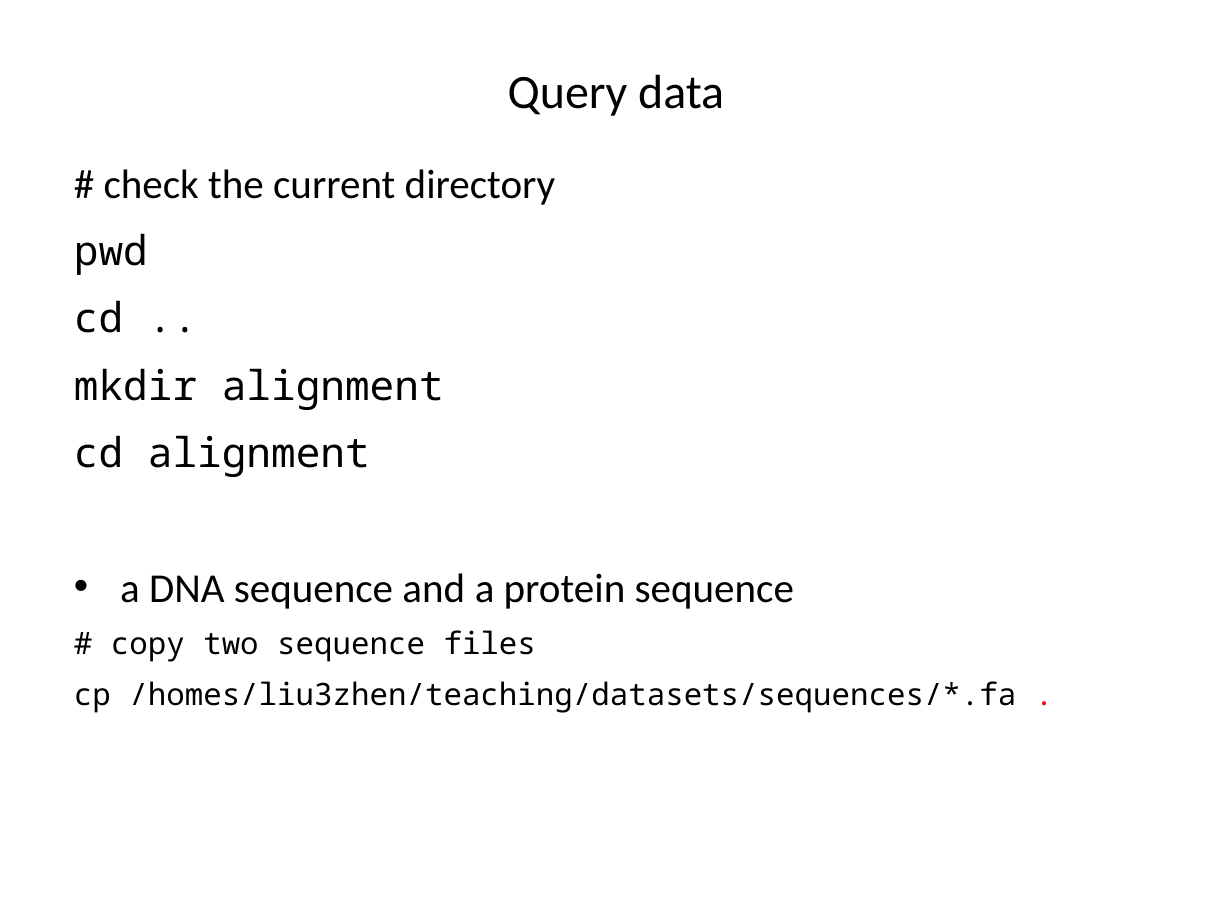
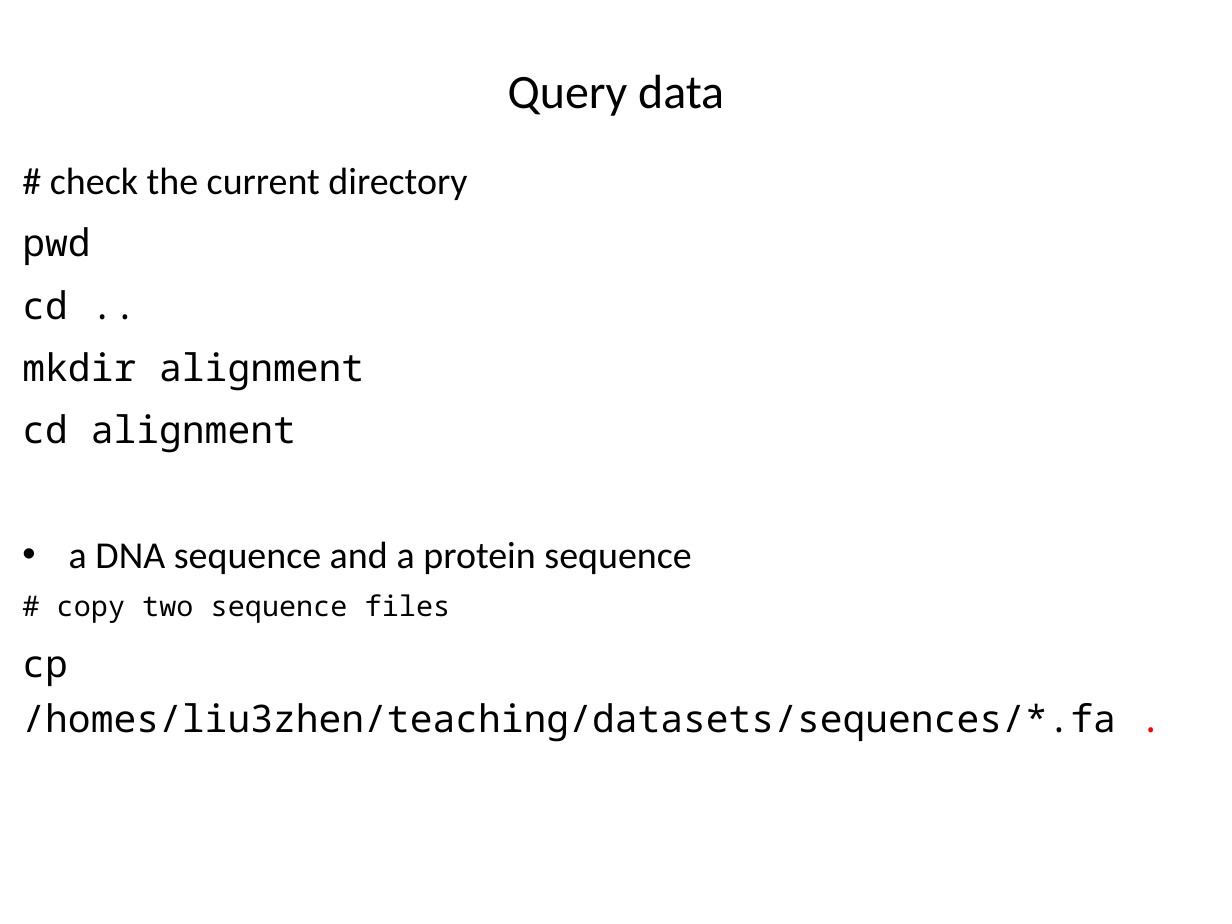
Before and after one commit to liu3zhenlab/teaching, a slide deck: slide 11 of PLPTH813Bioinformatis/2021/labs/lab05_alignment.pptx (slide 10 before the commit). Drawn at 1232x924 pixels with LibreOffice and Linux fonts; fonts in the diff are those of the drawing. Boxes give left, top, right and bottom in pixels: in the first picture for what was removed or moved away, otherwise in the second. Text is boxed around its words. In the diff, an @@ line names an element or a change of style, - is before the commit and + after.

```diff
--- a/PLPTH813Bioinformatis/2021/labs/lab05_alignment.pptx
+++ b/PLPTH813Bioinformatis/2021/labs/lab05_alignment.pptx
@@ text "# check the current directory": place and size @@
-text "# check the current directory" at (74, 169, 1016, 713)
+text "# check the current directory" at (22, 167, 1116, 742)
@@ text "# check the current directory" at (22, 167, 1116, 742): size 24 to 22.2 pt in "# check the current directory", "pwd", "cd ..", "mkdir alignment" and 2 more places; size 18 to 16.6 pt in "# copy two sequence files"; size 18 to 22.2 pt in "cp /homes/liu3zhen/teaching/datasets/sequences/*.fa ." @@
```
Also in this commit, not shown: 18 other slides changed, 1 slide added.
